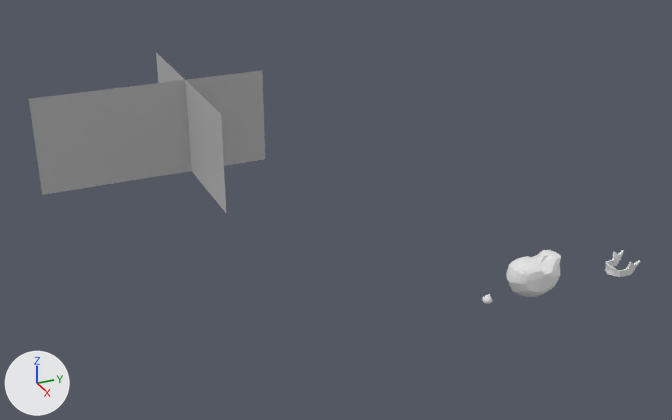
The FBX model Assets/pruebas/Export_Unity/Animaciones/Volador/Death.fbx, before and after one commit.
One viewpoint serves both versions: a 50 mm camera at (0.362, -0.098, 0.284) aimed at (-0.028, 0.078, 0.088). The lights are fixed; the arrows at lower left show +X, +Y and +Z. Both versions are drawn at frame 21 of the action 'Take 001'; the numbers are the values there.

Script lines for the objects in view, before the commit:
```python
ob_box001 = bpy.data.objects.new('Box001', me_mesh_004)
ob_box001.parent = ob_box002
ob_box001.location = (-0.0571, -2.523, 0.225)
ob_box001.rotation_euler = (2.928, 0.0, 0.0)  # degrees (168, 0, 0)
ob_box001.scale = (0.148, 0.366, 0.386)
ob_box002 = bpy.data.objects.new('Box002', me_mesh_002)
ob_box002.location = (-0.0472, 0.2222, 0.0172)
ob_box002.rotation_euler = (3.039, 0.0, 0.0)  # degrees (174, 0, 0)
ob_box002.scale = (0.0254, 0.0254, 0.0254)
ob_cylinder001 = bpy.data.objects.new('Cylinder001', me_mesh_003)
ob_cylinder001.parent = ob_box002
ob_cylinder001.location = (0.209, 1.45, 0.511)
ob_cylinder001.rotation_euler = (-0.259, 0.0, 0.0)  # degrees (-15, 0, 0)
ob_cylinder001.scale = (0.133, 0.133, 0.133)
ob_plane001 = bpy.data.objects.new('Plane001', me_mesh)
ob_plane001.location = (-0.007, -0.0006, 0.151)
ob_plane001.rotation_euler = (1.571, 0.0, 0.0)  # degrees (90, 0, 0)
ob_plane001.scale = (0.0133, 0.00338, 0.00655)
ob_plane002 = bpy.data.objects.new('Plane002', me_mesh_001)
ob_plane002.location = (-0.007, -0.015, 0.151)
ob_plane002.rotation_euler = (1.571, 0.0, -1.571)  # degrees (90, 0, -90)
ob_plane002.scale = (0.0133, 0.00338, 0.00655)
```
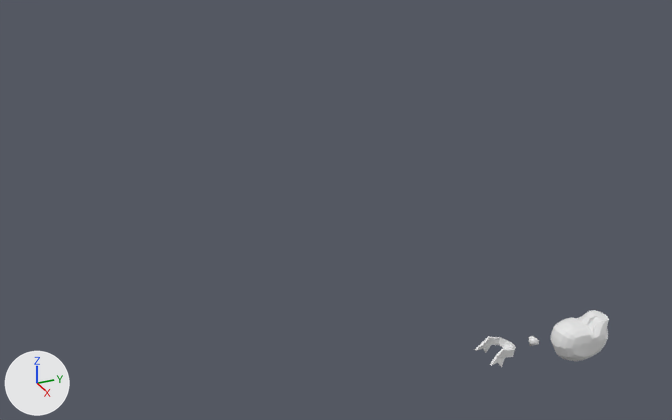
What differs and where, as boxes [x1, y1, x2, y2] in the pictures (672 x 420 px):
```json
{"object": "Plane002", "change": "deleted", "before": [29, 70, 265, 195]}
{"object": "Box002", "change": "moved", "before": [506, 250, 561, 297], "after": [551, 310, 609, 361]}
{"object": "Plane001", "change": "deleted", "before": [156, 53, 226, 213]}
{"object": "Box001", "change": "moved, turned, rescaled", "before": [605, 250, 640, 277], "after": [474, 336, 516, 367]}
{"object": "Cylinder001", "change": "moved, turned, rescaled", "before": [482, 294, 493, 304], "after": [528, 336, 539, 346]}
```

Edits to the scene script, one JSON object a line:
```json
{"op": "set", "path": "ob_box002.location", "old": "(-0.0472, 0.2222, 0.0172)", "new": "(0.0, 0.2222, 0.0)"}
{"op": "remove", "block": "ob_box001", "code": "ob_box001.parent = ob_box002"}
{"op": "set", "path": "ob_box001.location", "old": "(-0.0571, -2.523, 0.225)", "new": "(-0.00145, 0.156, 0.0057)"}
{"op": "set", "path": "ob_box001.rotation_euler", "old": "(2.928, 0.0, 0.0)", "new": "(2.529, 0.0, 0.0)", "note": "degrees (168, 0, 0) -> degrees (145, 0, 0)"}
{"op": "set", "path": "ob_box001.scale", "old": "(0.148, 0.366, 0.386)", "new": "(0.00377, 0.00929, 0.0098)"}
{"op": "set", "path": "ob_cylinder001.location", "old": "(0.209, 1.45, 0.511)", "new": "(0.00531, 0.181, -0.0000658)"}
{"op": "set", "path": "ob_cylinder001.rotation_euler", "old": "(-0.259, 0.0, 0.0)", "new": "(-0.658, 0.0, 0.0)", "note": "degrees (-15, 0, 0) -> degrees (-38, 0, 0)"}
{"op": "set", "path": "ob_cylinder001.scale", "old": "(0.133, 0.133, 0.133)", "new": "(0.00338, 0.00338, 0.00338)"}
{"op": "remove", "block": "ob_plane002", "code": ["ob_plane002 = bpy.data.objects.new('Plane002', me_mesh_001)", "ob_plane002.location = (-0.007, -0.015, 0.151)", "ob_plane002.rotation_euler = (1.571, 0.0, -1.571)  # degrees (90, 0, -90)", "ob_plane002.scale = (0.0133, 0.00338, 0.00655)"]}
{"op": "remove", "block": "ob_plane001", "code": ["ob_plane001 = bpy.data.objects.new('Plane001', me_mesh)", "ob_plane001.location = (-0.007, -0.0006, 0.151)", "ob_plane001.rotation_euler = (1.571, 0.0, 0.0)  # degrees (90, 0, 0)", "ob_plane001.scale = (0.0133, 0.00338, 0.00655)"]}
```
